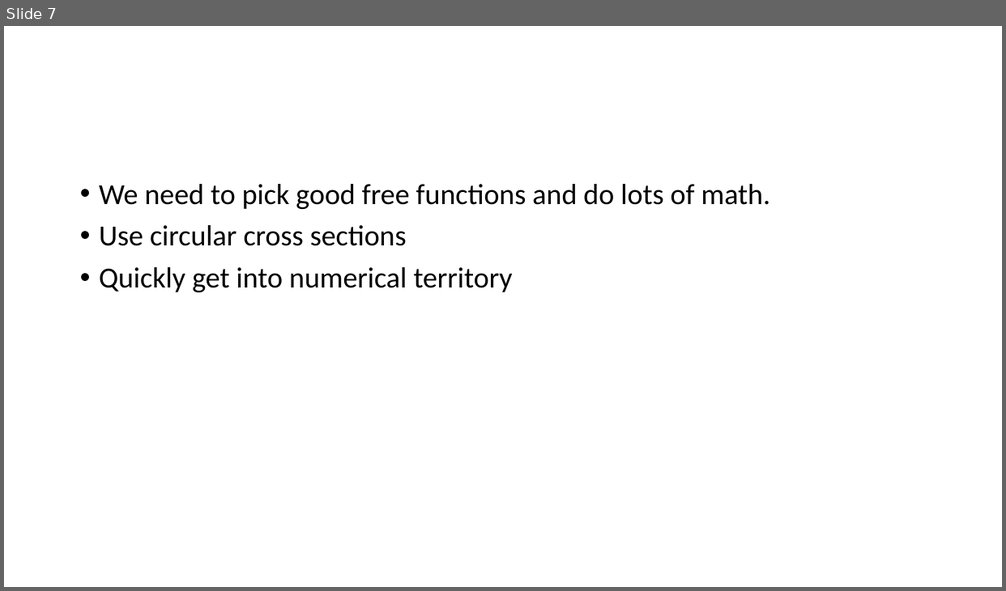
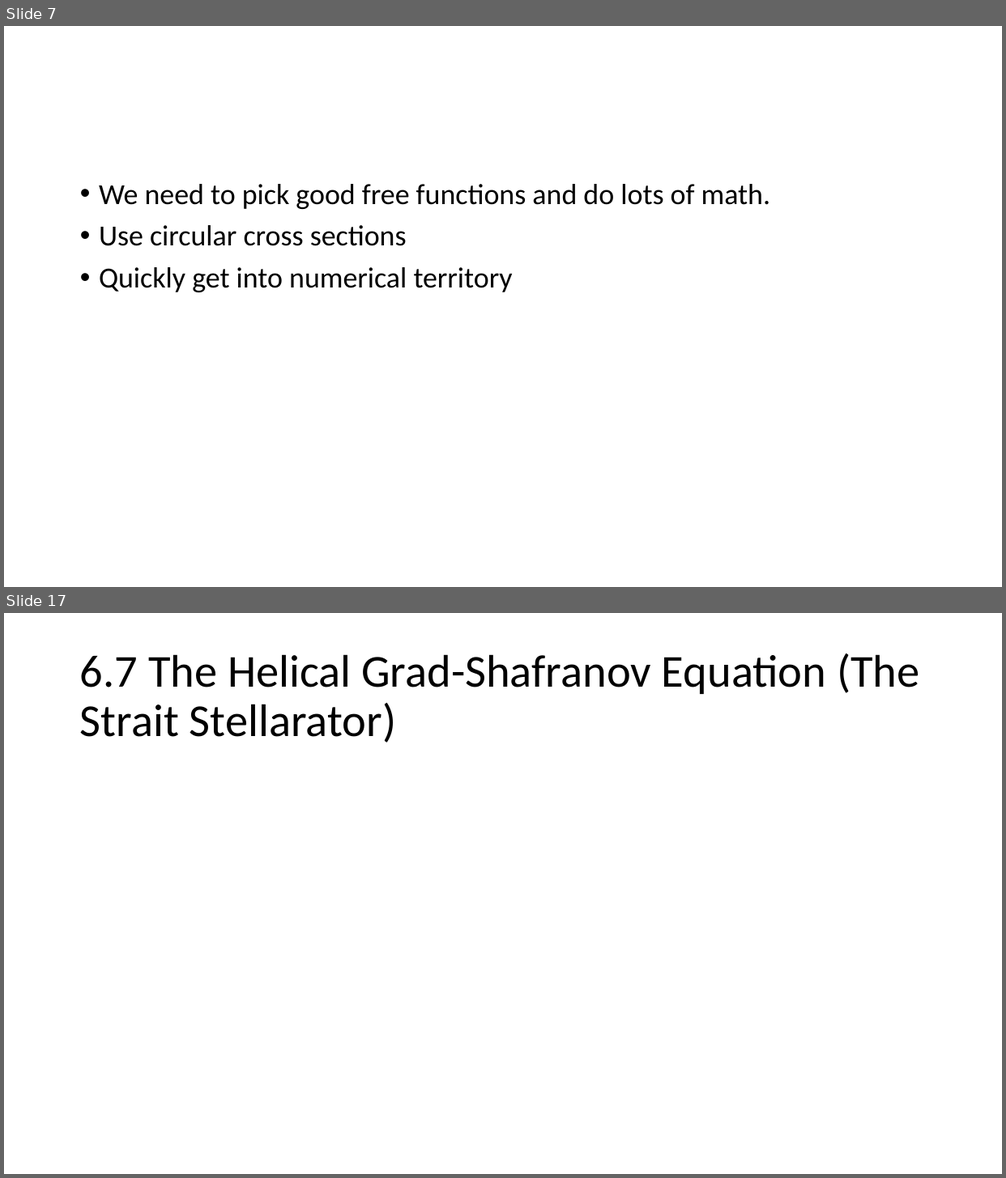
Before and after one commit to bartlettnbb2/academia, a slide deck: Presentations/IdealMHD_ch6.pptx. Shown one above the other, each under a label of ours: slide 7 before the commit, slides 7 and 17 after it; the slides between them are not shown. The pictures are 1006x591 and 1006x1178 pixels, drawn with LibreOffice and Linux fonts; fonts in the diff are those of the drawing; grey boxes stand for pictures. Boxes give left, top, right and bottom in pixels: in the first picture for what was removed or moved away, otherwise in the second. Text is boxed around its words. In the diff, an @@ line names an element or a change of style, - is before the commit and + after.

```diff
--- a/Presentations/IdealMHD_ch6.pptx
+++ b/Presentations/IdealMHD_ch6.pptx
@@ slide 17 added at box(4, 613, 1002, 1174), background #FFFFFF @@
@@ title added at box(80, 653, 919, 743), 44 pt, text #000000 @@
+6.7 The Helical Grad-Shafranov Equation (The Strait Stellarator)
```
Also in this commit, not shown: 1 slide changed, 10 other slides added, 1 other file.
